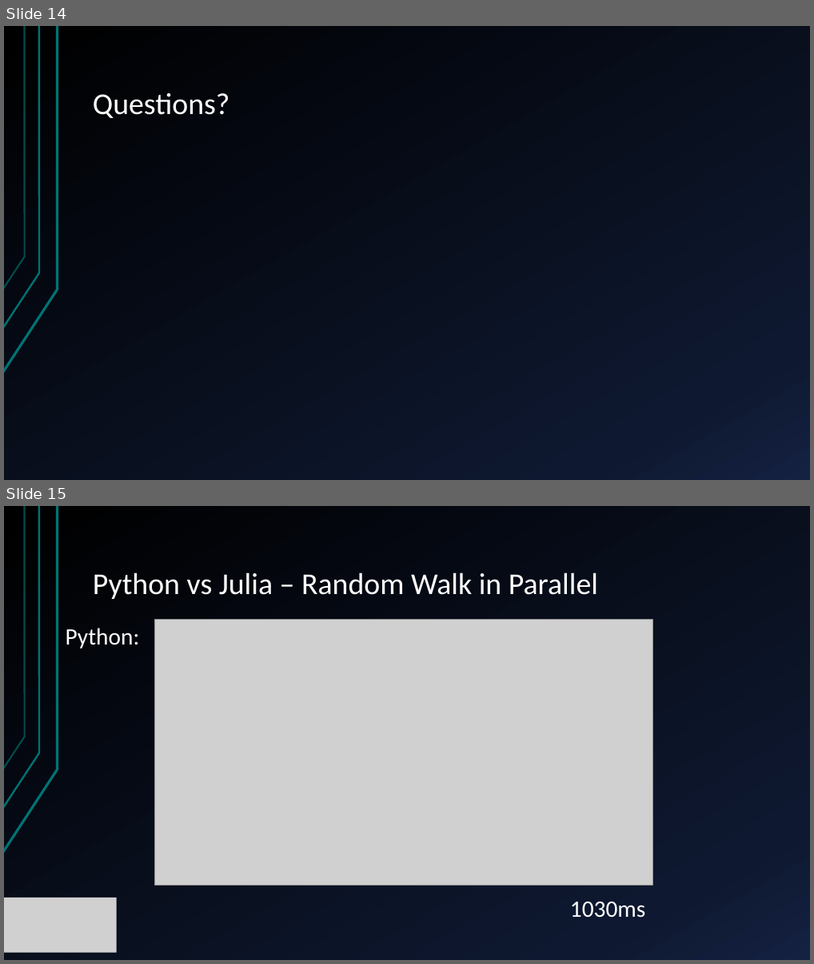
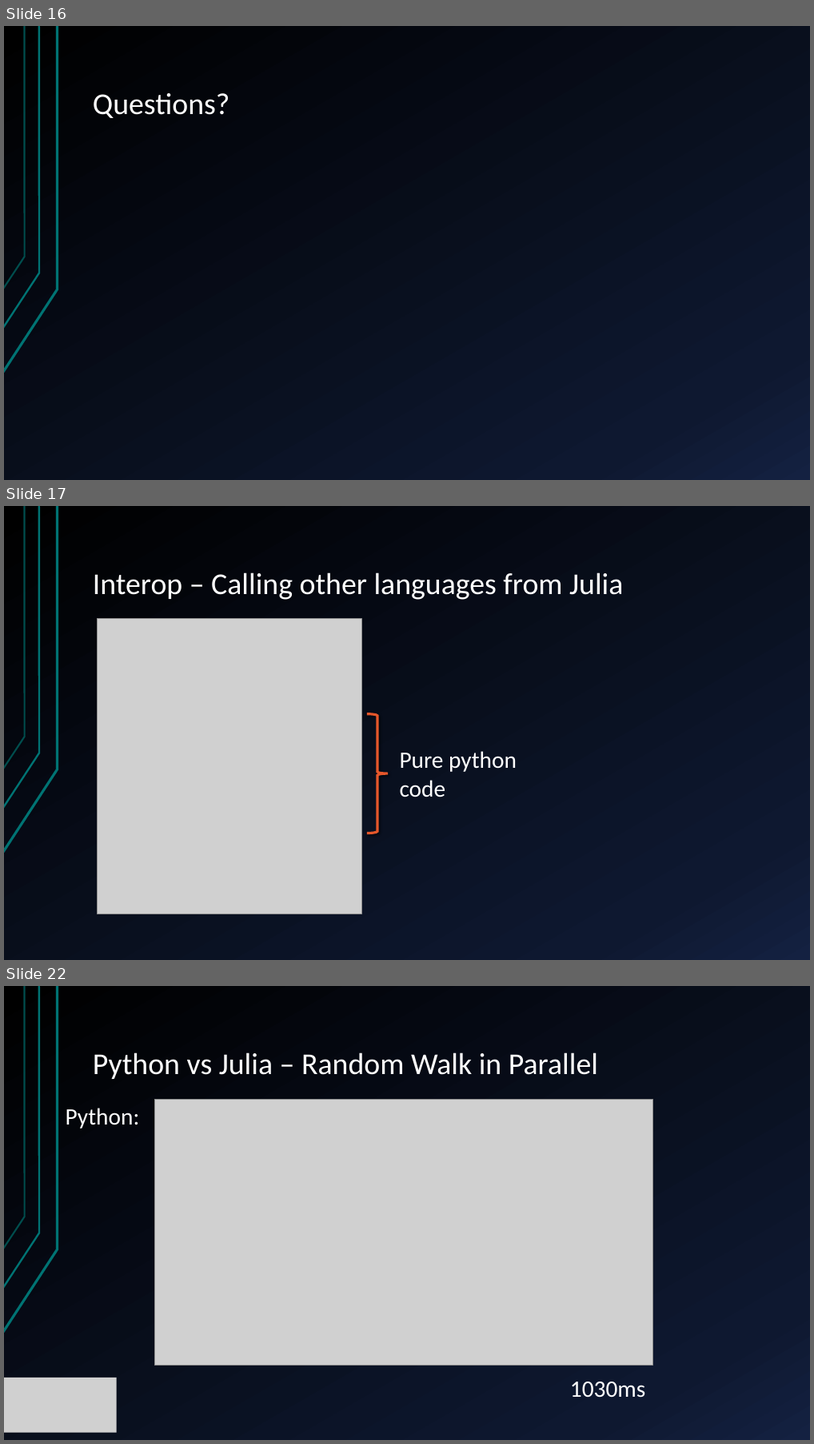
Before and after one commit to JamieMair/intro-to-julia-talk, a slide deck: Introduction to Julia.pptx. Shown one above the other, each under a label of ours: slides 14 and 15 before the commit, slides 16, 17 and 22 after it; the slides between them are not shown. The pictures are 814x964 and 814x1444 pixels, drawn with LibreOffice and Linux fonts; fonts in the diff are those of the drawing; grey boxes stand for pictures. Boxes give left, top, right and bottom in pixels: in the first picture for what was removed or moved away, otherwise in the second. Text is boxed around its words. In the diff, an @@ line names an element or a change of style, - is before the commit and + after.

```diff
--- a/Introduction to Julia.pptx
+++ b/Introduction to Julia.pptx
@@ slide 17 added at (4,506,810,960), background gradient #000000 to #0F1931 to #142242; not listed: 3 template elements that a slide beside it also shows @@
@@ title added at (93,572,623,600), 36 pt, text #FFFFFF @@
+Interop – Calling other languages from Julia
@@ picture added at (98,619,362,914) @@
@@ right brace added at (367,714,388,833), outline #E5572B 3 pt @@
@@ text added at (400,751,517,797), 28 pt, text #FFFFFF @@
+Pure python code
@@ what was slide 14 is now slide 16 @@
@@ what was slide 15 is now slide 22 @@
```
Also in this commit, not shown: 2 slides changed, 6 other slides added.
